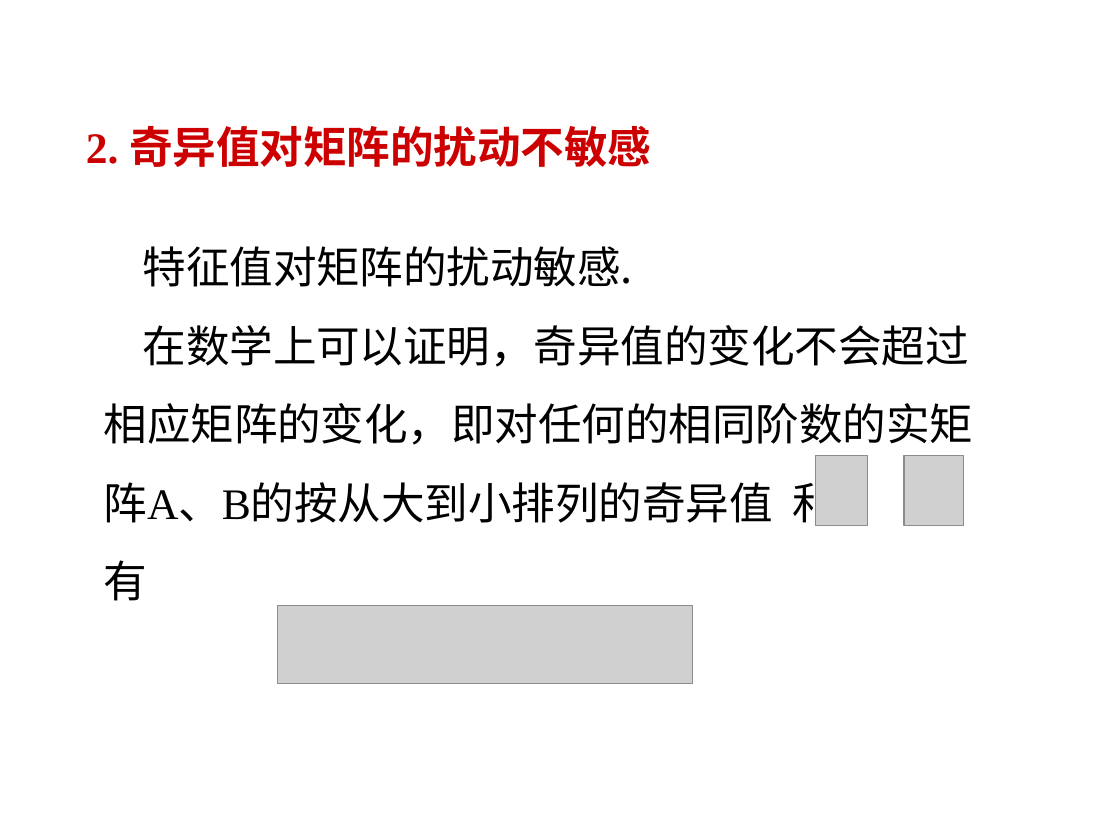
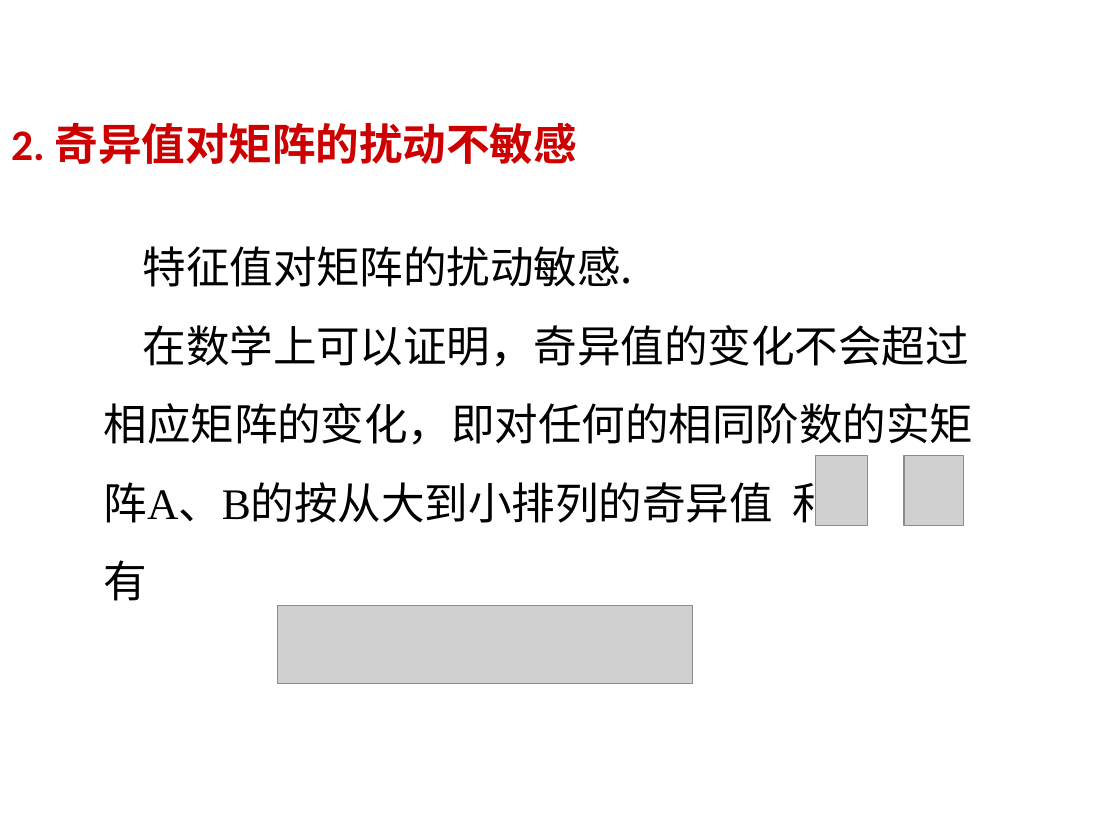
Before and after one commit to wykxwyc/wykxwyc.github.io, a slide deck: slide 21 of files/奇异值分解及应用.ppt. Drawn at 1120x840 pixels with LibreOffice and Linux fonts; fonts in the diff are those of the drawing; grey boxes stand for pictures; background and template pictures are left out. Boxes give left, top, right and bottom in pixels: in the first picture for what was removed or moved away, otherwise in the second. Text is boxed around its words. In the diff, an @@ line names an element or a change of style, - is before the commit and + after.

```diff
--- a/files/奇异值分解及应用.ppt
+++ b/files/奇异值分解及应用.ppt
@@ title "2. 奇异值对矩阵的扰动不敏感": place and size @@
-title "2. 奇异值对矩阵的扰动不敏感" at [86, 126, 651, 167]
+title "2. 奇异值对矩阵的扰动不敏感" at [11, 123, 577, 164]
@@ title "2. 奇异值对矩阵的扰动不敏感" at [11, 123, 577, 164]: font Times New Roman to Calibri; line spacing 1 to 0.9 @@
```
Also in this commit, not shown: 16 other slides changed, 3 other files.
